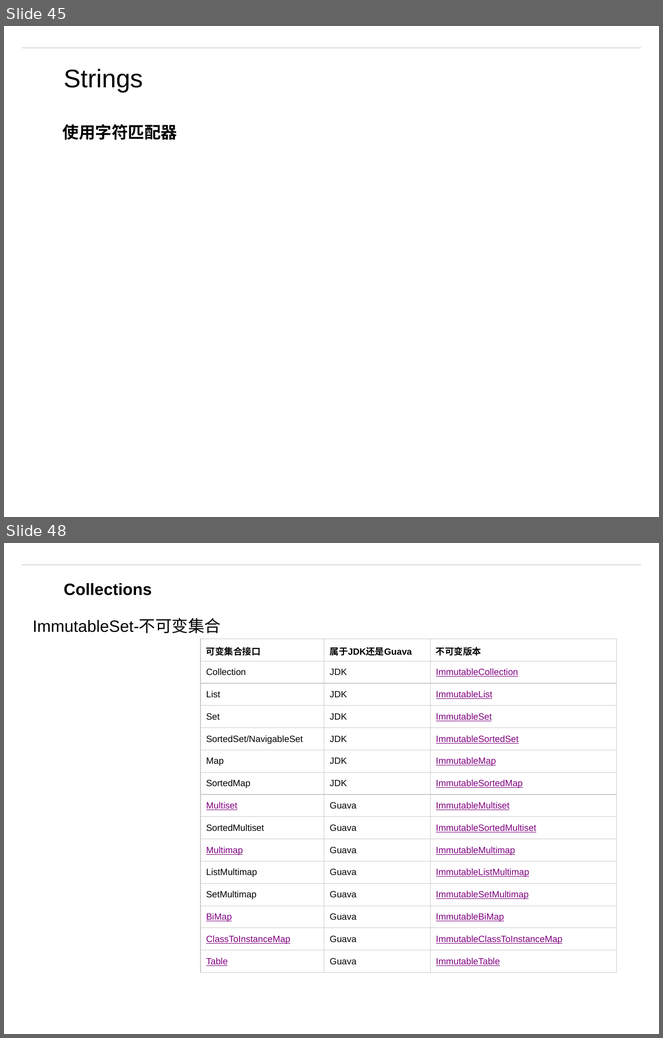
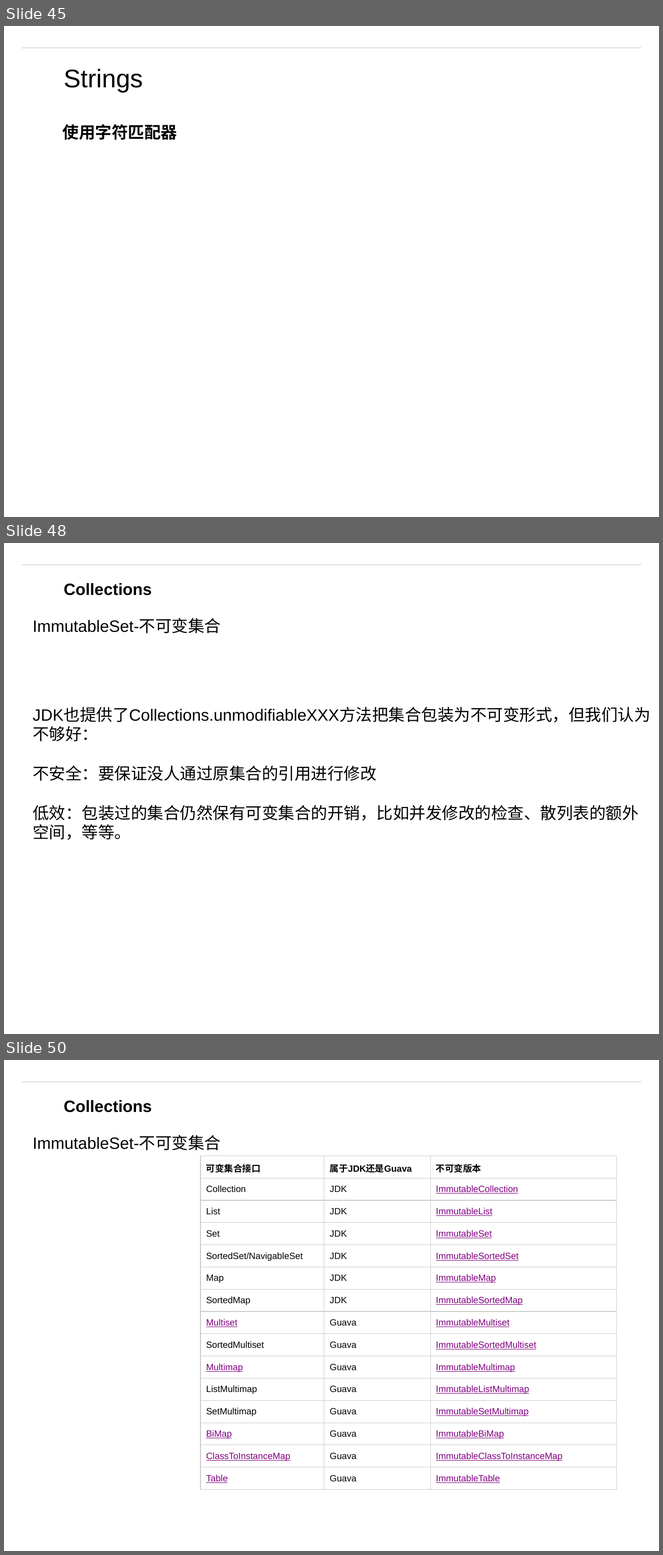
Before and after one commit to matt19870107/Guava, a slide deck: Guava.pptm. Shown one above the other, each under a label of ours: slides 45 and 48 before the commit, slides 45, 48 and 50 after it; the slides between them are not shown. The pictures are 663x1038 and 663x1555 pixels, drawn with LibreOffice and Linux fonts; fonts in the diff are those of the drawing; background and template pictures are left out. Boxes give left, top, right and bottom in pixels: in the first picture for what was removed or moved away, otherwise in the second. Text is boxed around its words. In the diff, an @@ line names an element or a change of style, - is before the commit and + after.

```diff
--- a/Guava.pptm
+++ b/Guava.pptm
@@ slide 48 added at bbox=[4, 543, 659, 1034], background #FFFFFF; not listed: 1 template element that a slide beside it also shows @@
@@ text added at bbox=[64, 583, 152, 596], 18 pt, text #000000, bold @@
+Collections
@@ text added at bbox=[33, 619, 221, 633], 18 pt, text #000000 @@
+ImmutableSet-不可变集合
@@ text added at bbox=[33, 708, 651, 840], 18 pt, text #000000 @@
+JDK也提供了Collections.unmodifiableXXX方法把集合包装为不可变形式，但我们认为不够好：
+不安全：要保证没人通过原集合的引用进行修改
+低效：包装过的集合仍然保有可变集合的开销，比如并发修改的检查、散列表的额外空间，等等。
@@ what was slide 48 is now slide 50 @@
```
Also in this commit, not shown: 2 slides changed, 1 other slide added, 4 other files.
